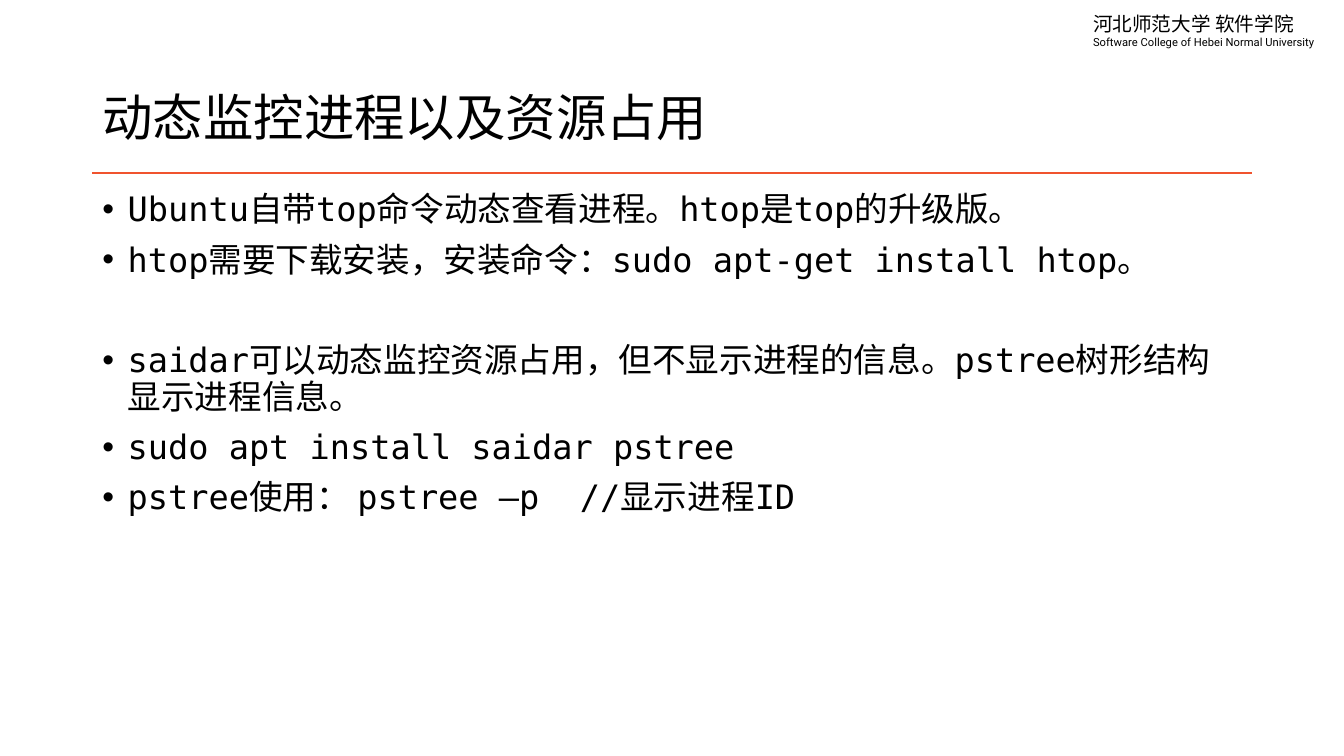
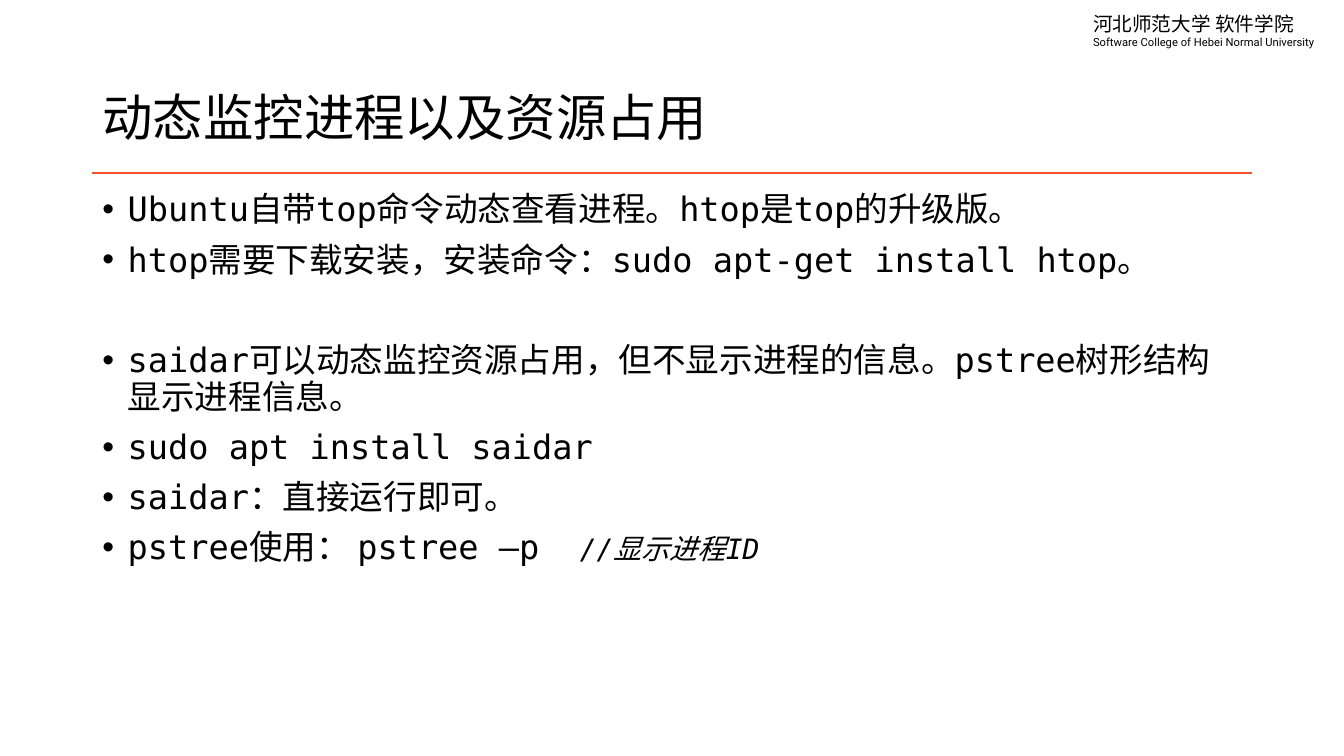
Before and after one commit to edu2act/course-linux-system, a slide deck: slide 10 of materials/slides/ch09-process-managment.pptx. Drawn at 1344x756 pixels with LibreOffice and Linux fonts; fonts in the diff are those of the drawing. Boxes give left, top, right and bottom in pixels: in the first picture for what was removed or moved away, otherwise in the second. Text is boxed around its words. In the diff, an @@ line names an element or a change of style, - is before the commit and + after.

```diff
--- a/materials/slides/ch09-process-managment.pptx
+++ b/materials/slides/ch09-process-managment.pptx
@@ text at <box>128,433,592,512</box>: text changed @@
-• sudo apt install saidar pstree
+• sudo apt install saidar
+• saidar：直接运行即可。
@@ text at <box>128,532,760,566</box>: size 24 to 20 pt, italic on in "//显示进程ID" @@
```
Also in this commit, not shown: 2 other slides changed, 3 other files.
